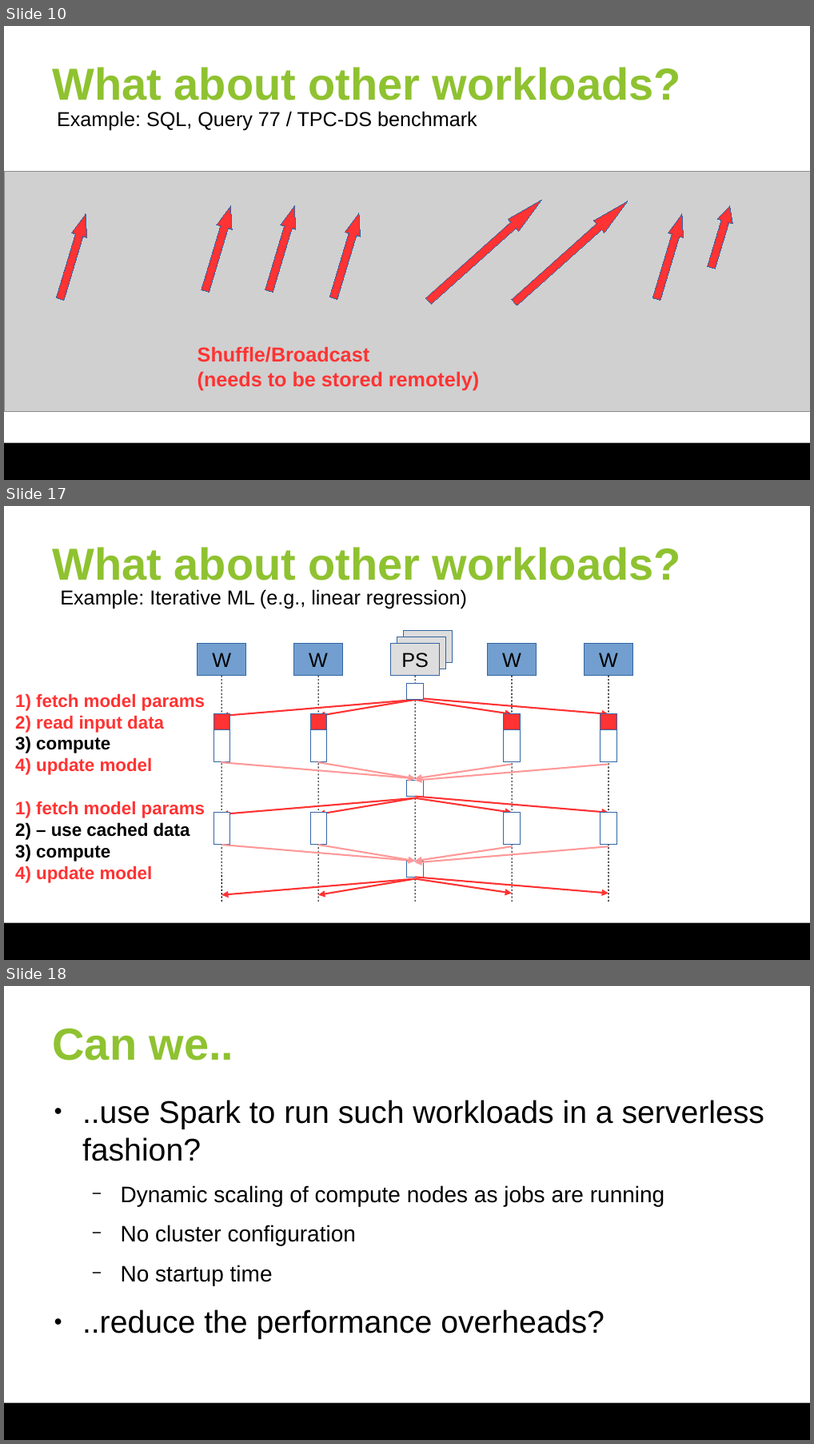
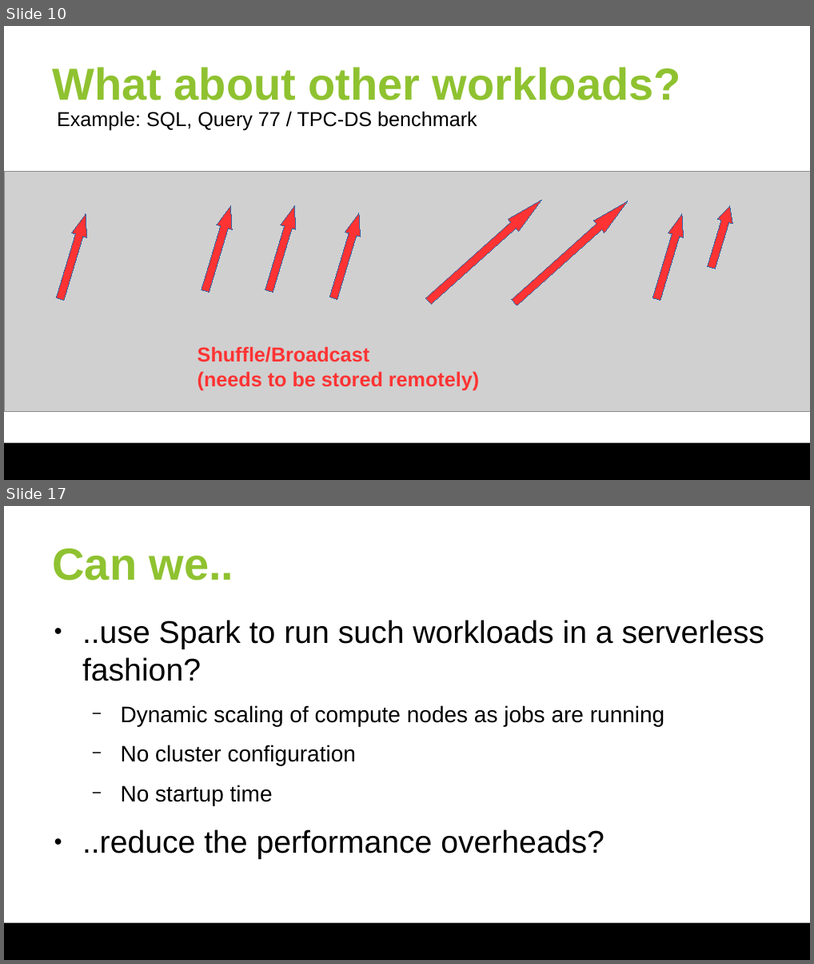
Before and after one commit to huangyibo/spark-summit-18, a slide deck: slides/spark-summit-18.odp. Shown one above the other, each under a label of ours: slides 10, 17 and 18 before the commit, slides 10 and 17 after it; the slides between them are not shown. The pictures are 814x1444 and 814x964 pixels, drawn with LibreOffice and Linux fonts; fonts in the diff are those of the drawing; grey boxes stand for pictures; background and template pictures are left out. Boxes give left, top, right and bottom in pixels: in the first picture for what was removed or moved away, otherwise in the second. Text is boxed around its words. In the diff, an @@ line names an element or a change of style, - is before the commit and + after.

```diff
--- a/slides/spark-summit-18.odp
+++ b/slides/spark-summit-18.odp
@@ slide 17 removed at [4, 506, 810, 960], background #FFFFFF; not listed: 1 template element that a slide beside it also shows @@
@@ title removed at [53, 547, 682, 580] @@
-What about other workloads?
@@ text removed at [60, 589, 467, 608] @@
-Example: Iterative ML (e.g., linear regression)
@@ rectangle removed at [198, 643, 246, 676] @@
-W
@@ rectangle removed at [294, 643, 342, 676] @@
-W
@@ rectangle removed at [391, 643, 439, 676] @@
-PS
@@ rectangle removed at [398, 636, 446, 669] @@
@@ rectangle removed at [404, 630, 452, 663] @@
@@ rectangle removed at [488, 643, 536, 676] @@
-W
@@ rectangle removed at [585, 643, 633, 676] @@
-W
@@ text removed at [15, 693, 205, 883] @@
-1) fetch model params
-2) read input data
-3) compute
-4) update model
-1) fetch model params
-2) – use cached data
-3) compute
-4) update model
@@ line removed from (222, 676) to (222, 901) @@
@@ line removed from (318, 676) to (318, 901) @@
@@ rectangle removed at [407, 684, 423, 700] @@
@@ line removed from (415, 676) to (415, 901) @@
@@ line removed from (512, 676) to (512, 901) @@
@@ line removed from (609, 676) to (609, 901) @@
@@ rectangle removed at [214, 713, 230, 729] @@
@@ rectangle removed at [310, 713, 326, 729] @@
@@ group removed at [222, 698, 609, 716]: 4 arrows @@
@@ rectangle removed at [504, 713, 520, 729] @@
@@ rectangle removed at [601, 713, 617, 729] @@
@@ rectangle removed at [214, 729, 230, 762] @@
@@ rectangle removed at [310, 729, 326, 762] @@
@@ rectangle removed at [504, 729, 520, 762] @@
@@ rectangle removed at [601, 729, 617, 762] @@
@@ group removed at [222, 763, 609, 780]: 4 arrows @@
@@ rectangle removed at [407, 780, 423, 796] @@
@@ group removed at [222, 796, 609, 814]: 4 arrows @@
@@ group removed at [214, 812, 617, 844]: 4 rectangles @@
@@ rectangle removed at [407, 861, 423, 877] @@
@@ group removed at [222, 844, 609, 863]: 4 arrows @@
@@ group removed at [222, 877, 609, 895]: 4 arrows @@
@@ what was slide 18 is now slide 17 @@
```
Also in this commit, not shown: 6 slides changed.
